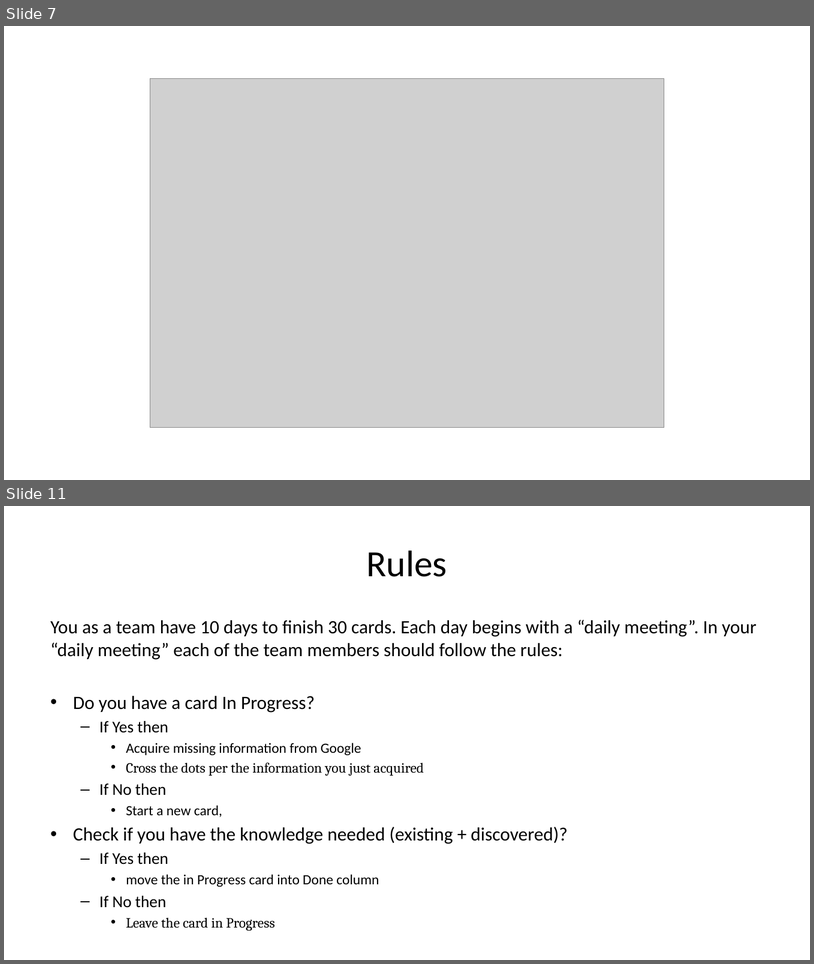
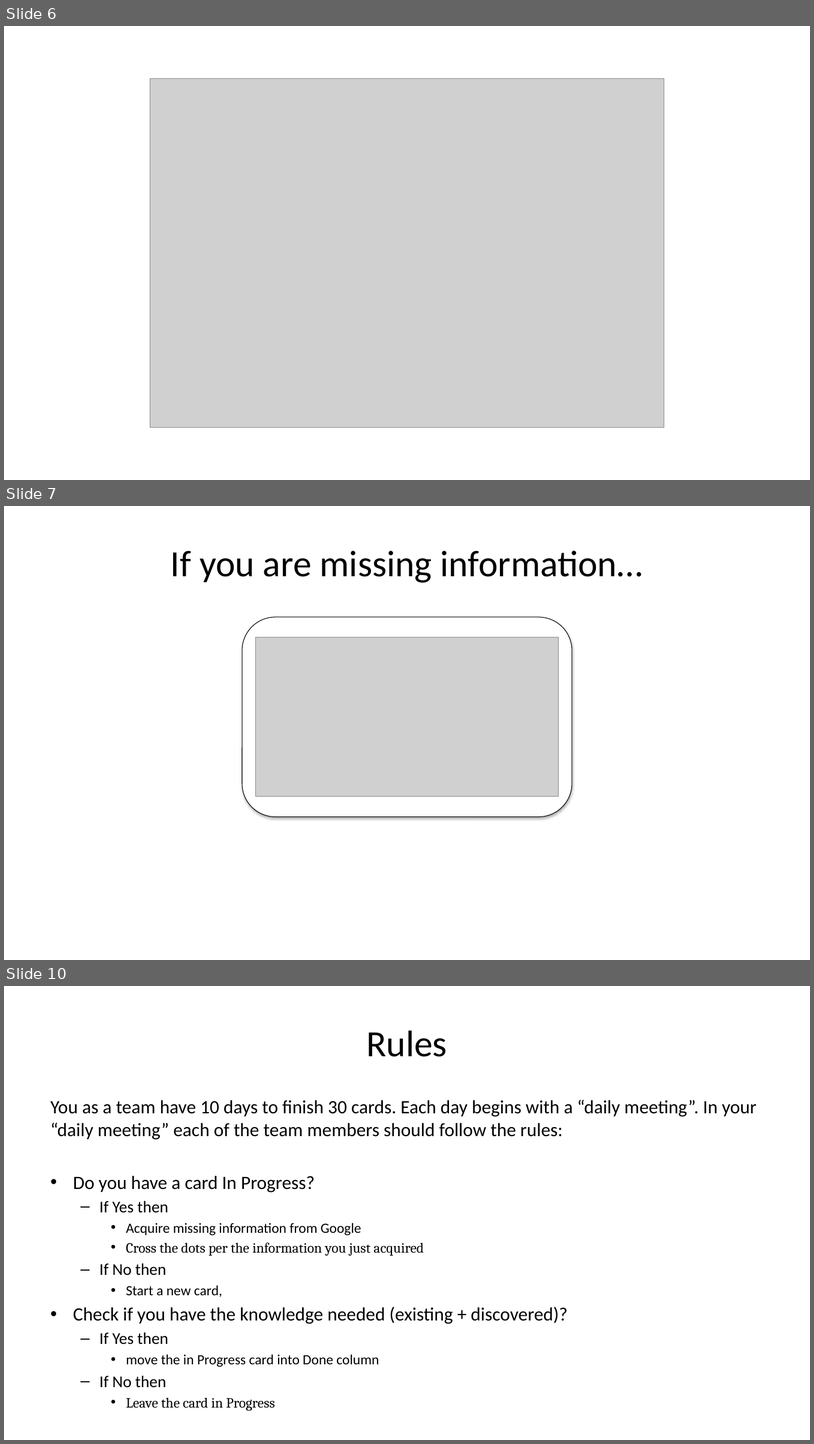
Before and after one commit to kedehub/knowledge_discovery_game, a slide deck: Knowledge Discovery Game.pptx. Shown one above the other, each under a label of ours: slides 7 and 11 before the commit, slides 6, 7 and 10 after it; the slides between them are not shown. The pictures are 814x964 and 814x1444 pixels, drawn with LibreOffice and Linux fonts; fonts in the diff are those of the drawing; grey boxes stand for pictures; background and template pictures are left out. Boxes give left, top, right and bottom in pixels: in the first picture for what was removed or moved away, otherwise in the second. Text is boxed around its words. In the diff, an @@ line names an element or a change of style, - is before the commit and + after.

```diff
--- a/Knowledge Discovery Game.pptx
+++ b/Knowledge Discovery Game.pptx
@@ slide 7 added at bbox=[4, 506, 810, 960], background #FFFFFF @@
@@ title added at bbox=[171, 550, 643, 583], 44 pt, text #000000 @@
+If you are missing information…
@@ rounded rectangle added at bbox=[242, 618, 573, 817], fill #FFFFFF, outline #000000 0.75 pt @@
@@ picture added at bbox=[255, 637, 558, 796] @@
@@ what was slide 7 is now slide 6 @@
@@ what was slide 11 is now slide 10 @@
```
Also in this commit, not shown: 3 slides changed, 12 other slides added, 2 slides removed.
